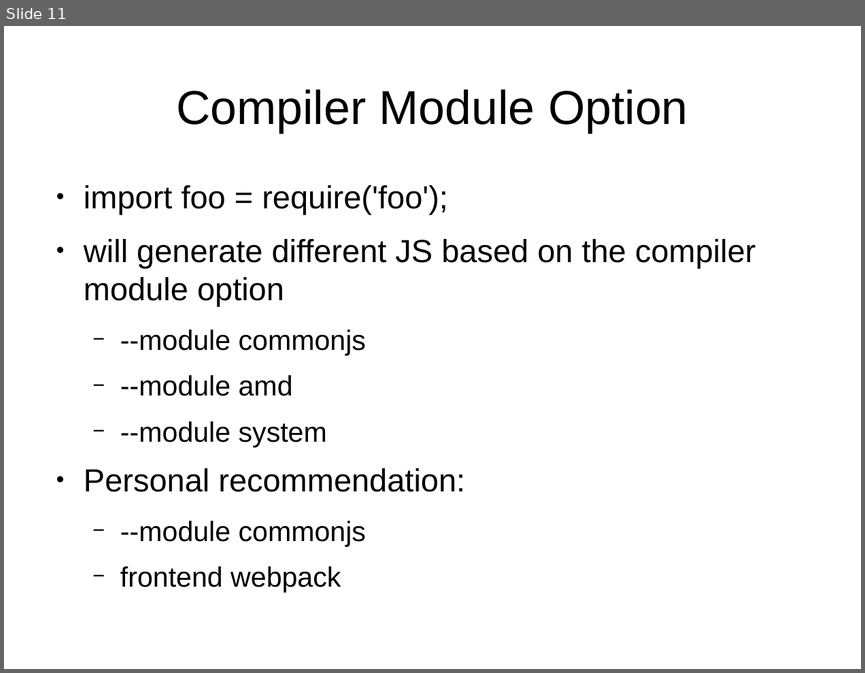
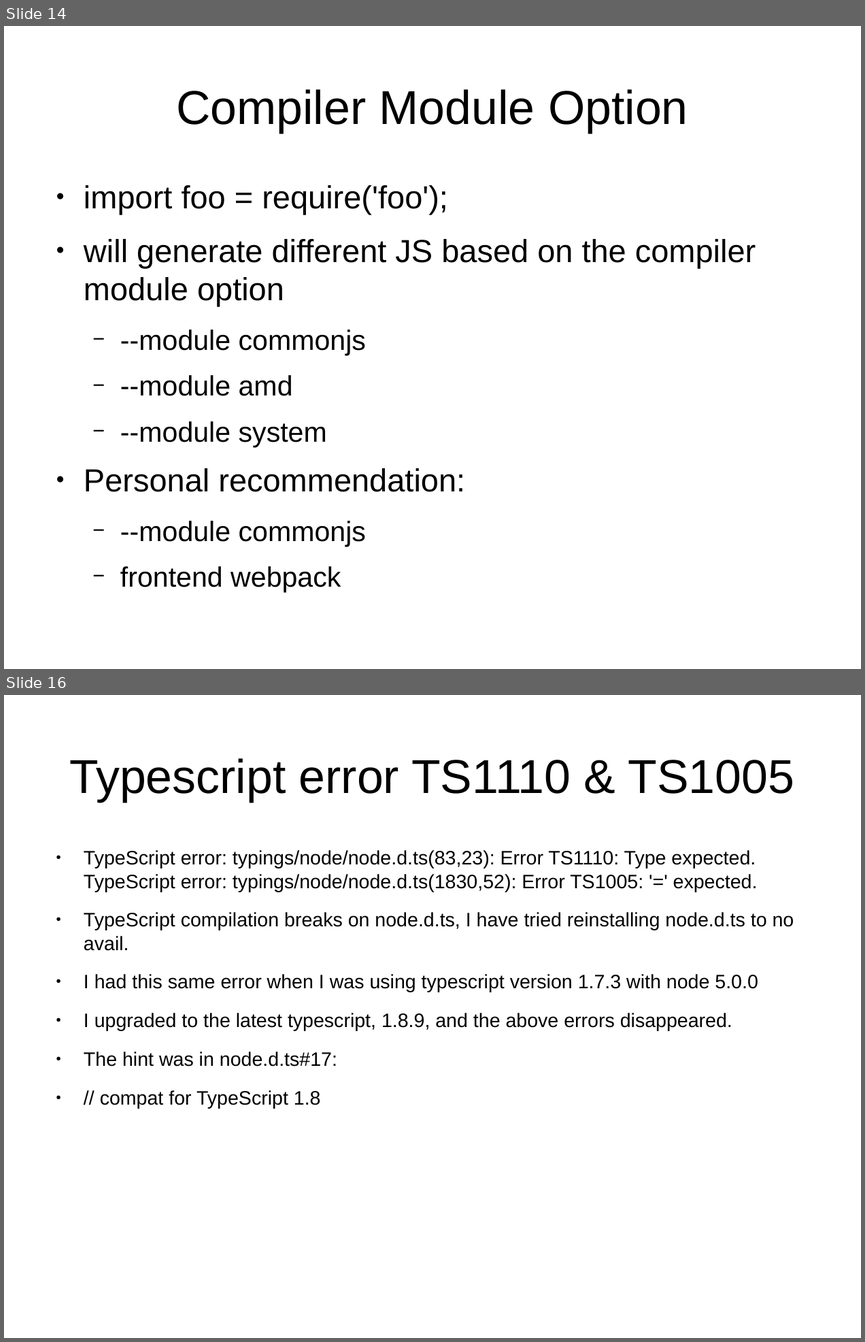
Before and after one commit to sallop/til, a slide deck: typescript.odp. Shown one above the other, each under a label of ours: slide 11 before the commit, slides 14 and 16 after it; the slides between them are not shown. The pictures are 865x673 and 865x1342 pixels, drawn with LibreOffice and Linux fonts; fonts in the diff are those of the drawing. Boxes give left, top, right and bottom in pixels: in the first picture for what was removed or moved away, otherwise in the second. Text is boxed around its words. In the diff, an @@ line names an element or a change of style, - is before the commit and + after.

```diff
--- a/typescript.odp
+++ b/typescript.odp
@@ slide 16 added at [4,695,861,1338], background #FFFFFF @@
@@ title added at [69,758,794,802], 44 pt, text #000000 @@
+Typescript error TS1110 & TS1005
@@ text added at [84,850,794,1108], 18 pt, text #000000 @@
+● TypeScript error: typings/node/node.d.ts(83,23): Error TS1110: Type expected. TypeScript error: typings/node/node.d.ts(1830,52): Error TS1005: '=' expected.
+● TypeScript compilation breaks on node.d.ts, I have tried reinstalling node.d.ts to no avail.
+● I had this same error when I was using typescript version 1.7.3 with node 5.0.0
+● I upgraded to the latest typescript, 1.8.9, and the above errors disappeared.
+● The hint was in node.d.ts#17:
+● // compat for TypeScript 1.8
@@ what was slide 11 is now slide 14 @@
```
Also in this commit, not shown: 1 slide changed, 6 other slides added.
